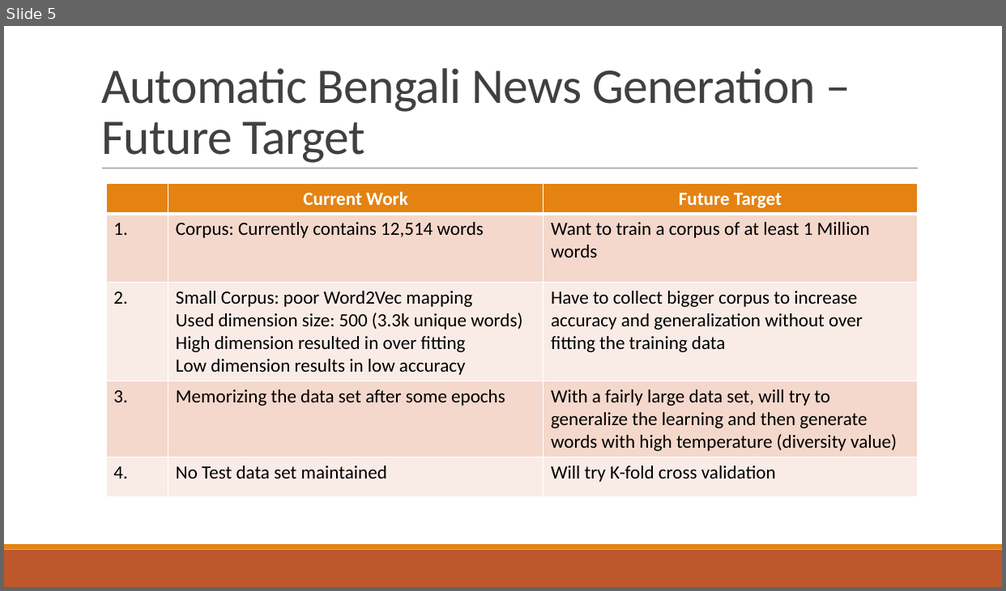
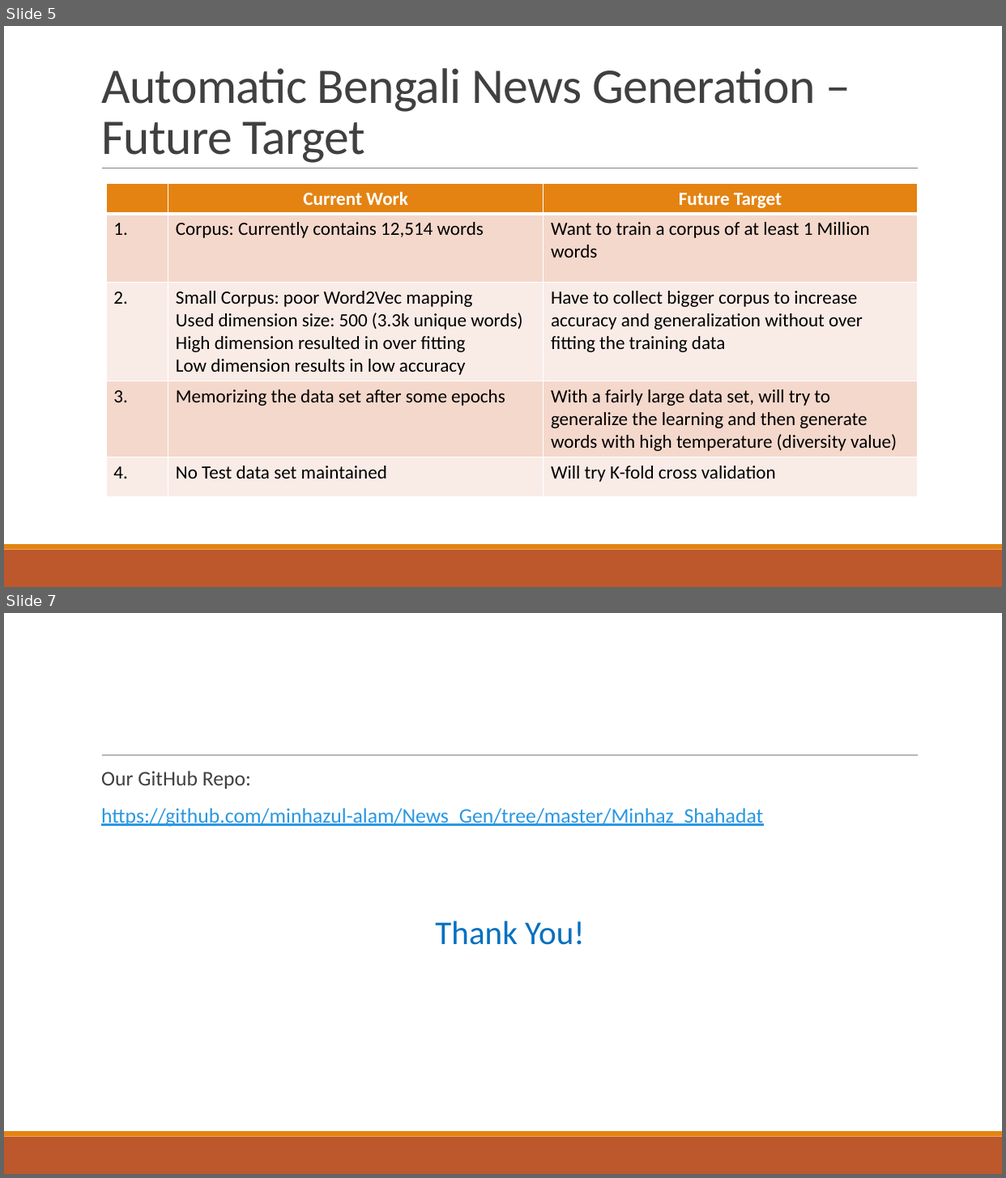
Before and after one commit to minhazul-alam/News_Gen, a slide deck: Minhaz_Shahadat/Bengali_News_Generation_Final_Presentation.pptx. Shown one above the other, each under a label of ours: slide 5 before the commit, slides 5 and 7 after it; the slides between them are not shown. The pictures are 1006x591 and 1006x1178 pixels, drawn with LibreOffice and Linux fonts; fonts in the diff are those of the drawing. Boxes give left, top, right and bottom in pixels: in the first picture for what was removed or moved away, otherwise in the second. Text is boxed around its words. In the diff, an @@ line names an element or a change of style, - is before the commit and + after.

```diff
--- a/Minhaz_Shahadat/Bengali_News_Generation_Final_Presentation.pptx
+++ b/Minhaz_Shahadat/Bengali_News_Generation_Final_Presentation.pptx
@@ slide 7 added at (4,613,1002,1174), background #FFFFFF; not listed: 3 template elements that a slide beside it also shows @@
@@ text added at (101,771,763,945), 20 pt, text #2998E3, underline @@
+  Our GitHub Repo:
+  https://github.com/minhazul-alam/News_Gen/tree/master/Minhaz_Shahadat
+  Thank You!
```
Also in this commit, not shown: 1 slide changed.
